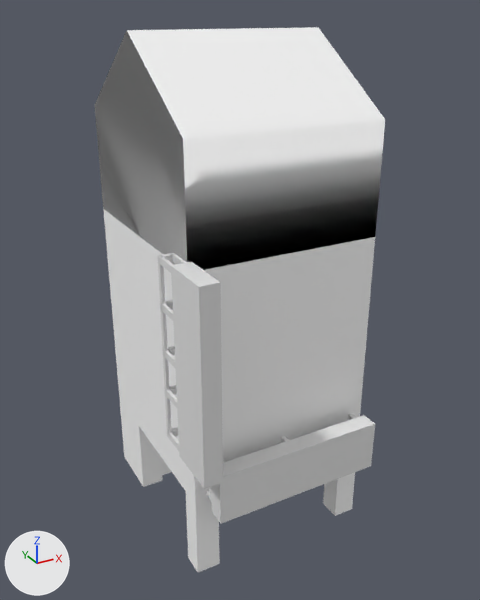
Renders of the FBX model Assets/Art/Modles/house/House_5.fbx from each side of a commit.
The view is the same before and after, from a 50 mm camera at (-6.91, -13.24, 12.1) aimed at (-0.01, -0.69, 5.82). Every picture has the same lights, and +X, +Y and +Z are marked at lower left. The picture after the commit comes second. Where no turn or scale is listed for an object, it has been applied to the vertices.

The scene before the commit, as lines of its bpy script (objects in view):
```python
me_cube_003 = bpy.data.meshes.new('Cube.003')
me_cube_003.from_pydata(...)  # 80 vertices, 60 faces; spans x -2.04..2.04, y -0.13..0.69, z -0.61..0.6
me_cube_024 = bpy.data.meshes.new('Cube.024')
me_cube_024.from_pydata(...)  # 136 vertices, 102 faces; spans x -1.0..1.0, y -0.6..9.2, z -15.4..41.1
me_cube_029 = bpy.data.meshes.new('Cube.029')
me_cube_029.from_pydata(...)  # a box spanning x -0.29..0.13, y -0.59..0.59, z -2.13..2.13
me_scene_003 = bpy.data.meshes.new('Scene.003')
me_scene_003.from_pydata(...)  # 46 vertices, 31 faces; spans x -2.25..2.25, y -2.5..2.5, z -3.75..7.95
me_scene_003.materials.append(mat_probuilderdefault_003)  # its picture is missing
ob_cube_001 = bpy.data.objects.new('Cube.001', me_cube_003)
ob_cube_001.location = (0.12, -3.18, 2.62)
ob_cube_018 = bpy.data.objects.new('Cube.018', me_cube_024)
ob_cube_018.location = (-2.15, -2.28, 4.69)
ob_cube_018.rotation_euler = (-3.142, 0.0, 1.571)  # degrees (-180, 0, 90)
ob_cube_018.scale = (-0.406, -0.0344, -0.0738)
ob_cube_062 = bpy.data.objects.new('Cube.062', me_cube_029)
ob_cube_062.location = (-2.22, -3.19, 5.64)
ob_cube__2__001 = bpy.data.objects.new('Cube__2_.001', me_scene_003)
ob_cube__2__001.location = (0.12, 0.0, 3.75)
```
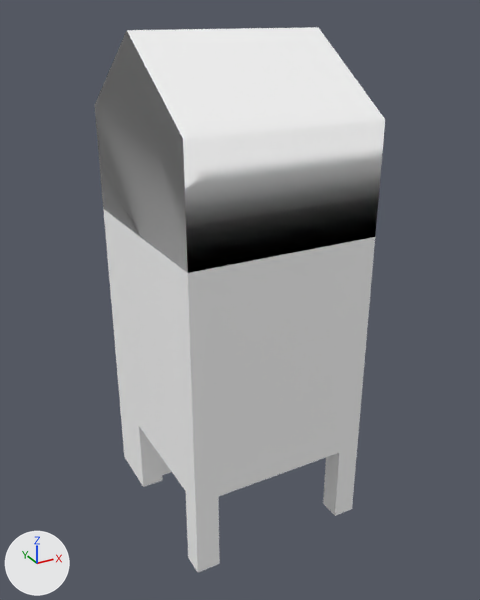
Edits to the scene script, one JSON object a line:
```json
{"op": "remove", "block": "ob_cube_018", "code": ["ob_cube_018 = bpy.data.objects.new('Cube.018', me_cube_024)", "ob_cube_018.location = (-2.15, -2.28, 4.69)", "ob_cube_018.rotation_euler = (-3.142, 0.0, 1.571)  # degrees (-180, 0, 90)", "ob_cube_018.scale = (-0.406, -0.0344, -0.0738)"]}
{"op": "remove", "block": "ob_cube_062", "code": ["ob_cube_062 = bpy.data.objects.new('Cube.062', me_cube_029)", "ob_cube_062.location = (-2.22, -3.19, 5.64)"]}
{"op": "remove", "block": "ob_cube_001", "code": ["ob_cube_001 = bpy.data.objects.new('Cube.001', me_cube_003)", "ob_cube_001.location = (0.12, -3.18, 2.62)"]}
```

What differs and where, as boxes (x1, y1, x2, y2) in the pictures (480 x 600 px):
```json
{"object": "Cube.062", "change": "deleted", "before": [171, 262, 223, 489]}
{"object": "Cube.001", "change": "deleted", "before": [207, 414, 375, 524]}
{"object": "Cube.018", "change": "deleted", "before": [158, 253, 186, 451]}
```
